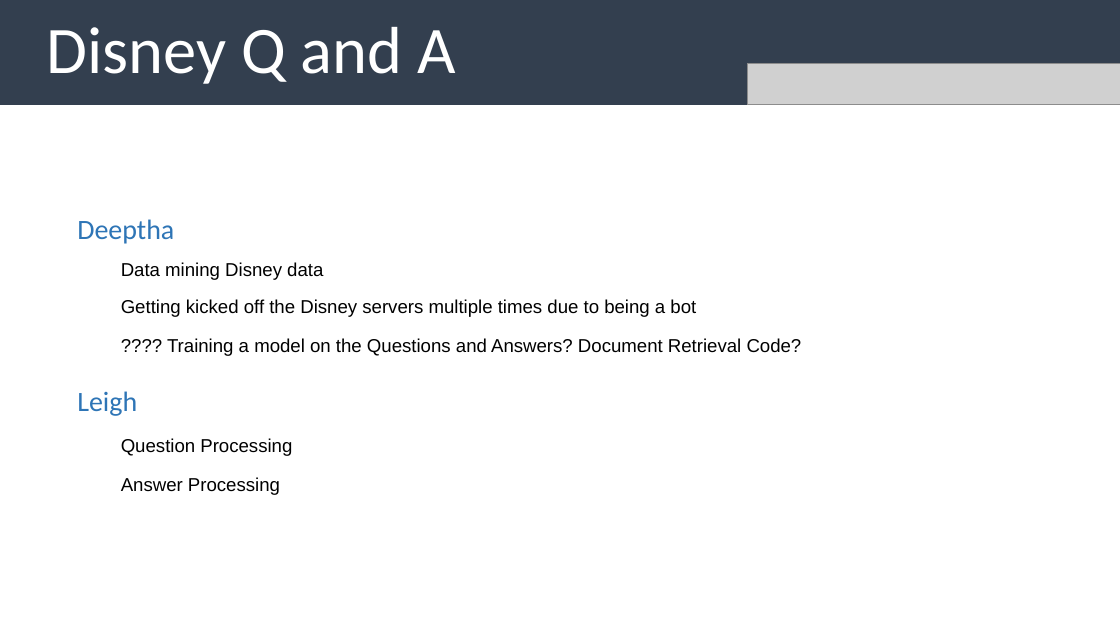
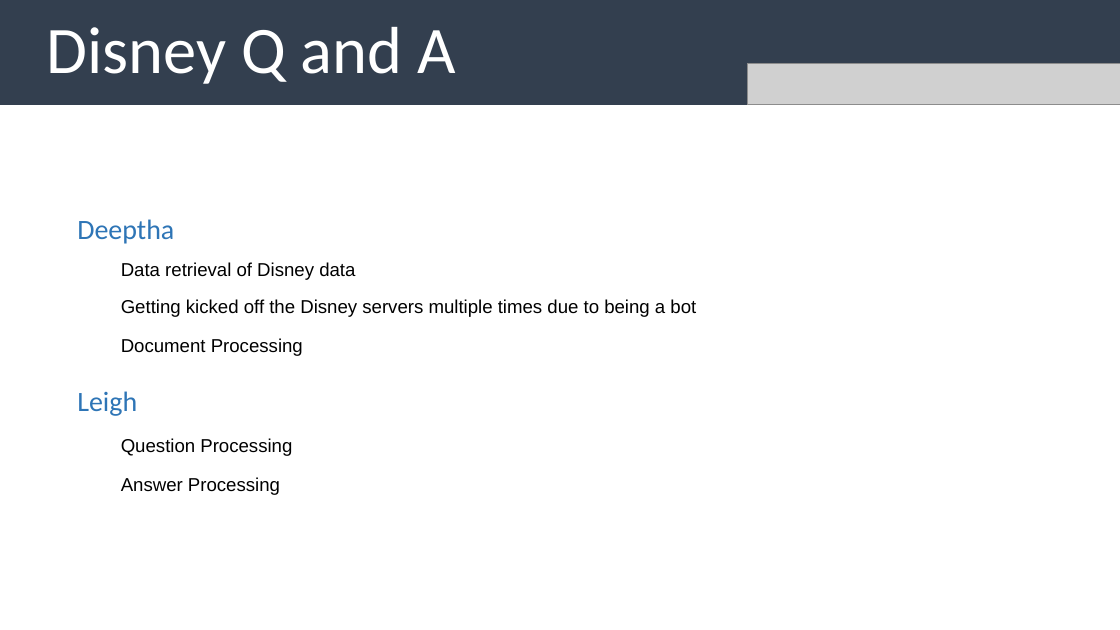
Before and after one commit to uabinf/nlp-group-project-fall-2020-disneyqanda, a slide deck: slide 14 of disneyqanda.pptx (slide 11 before the commit). Drawn at 1120x630 pixels with LibreOffice and Linux fonts; fonts in the diff are those of the drawing; grey boxes stand for pictures. Boxes give left, top, right and bottom in pixels: in the first picture for what was removed or moved away, otherwise in the second. Text is boxed around its words. In the diff, an @@ line names an element or a change of style, - is before the commit and + after.

```diff
--- a/disneyqanda.pptx
+++ b/disneyqanda.pptx
@@ text at (121,262,355,280): text changed @@
-Data mining Disney data
+Data retrieval of Disney data
@@ text at (121,338,303,356): text changed @@
-???? Training a model on the Questions and Answers? Document Retrieval Code?
+Document Processing
```
Also in this commit, not shown: 2 other slides changed, 8 slides added, 4 slides removed.
